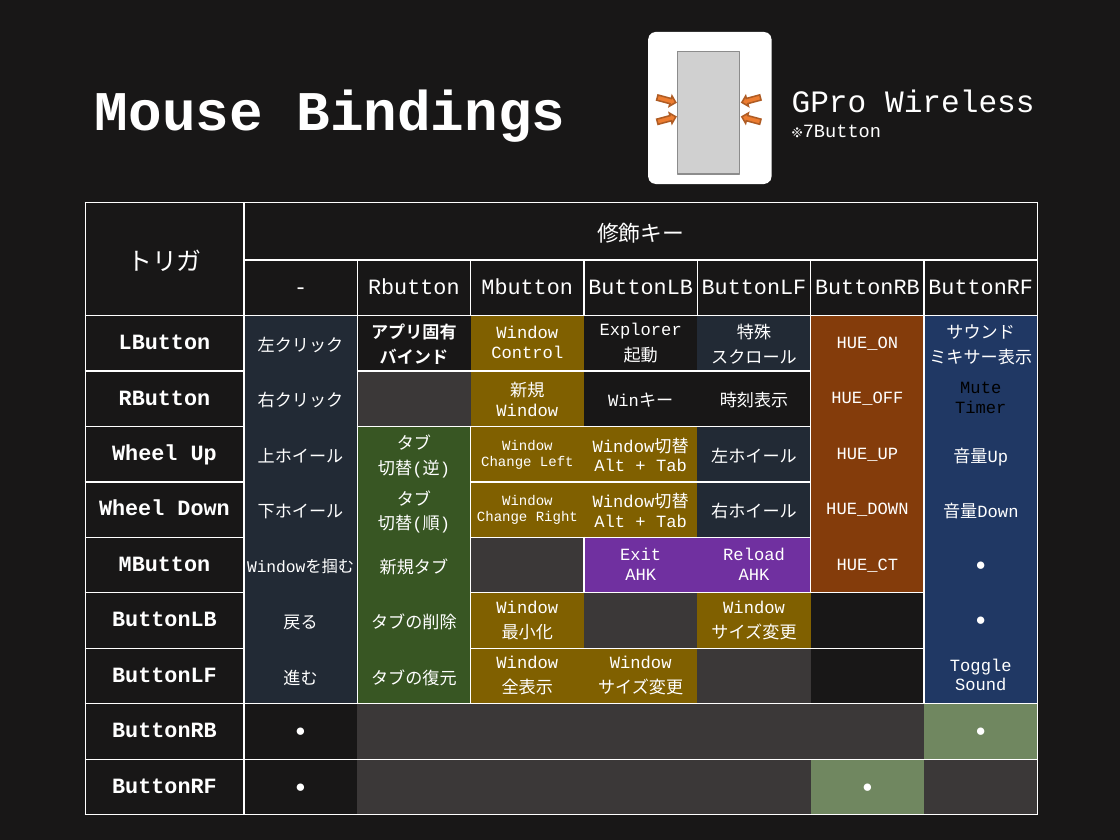
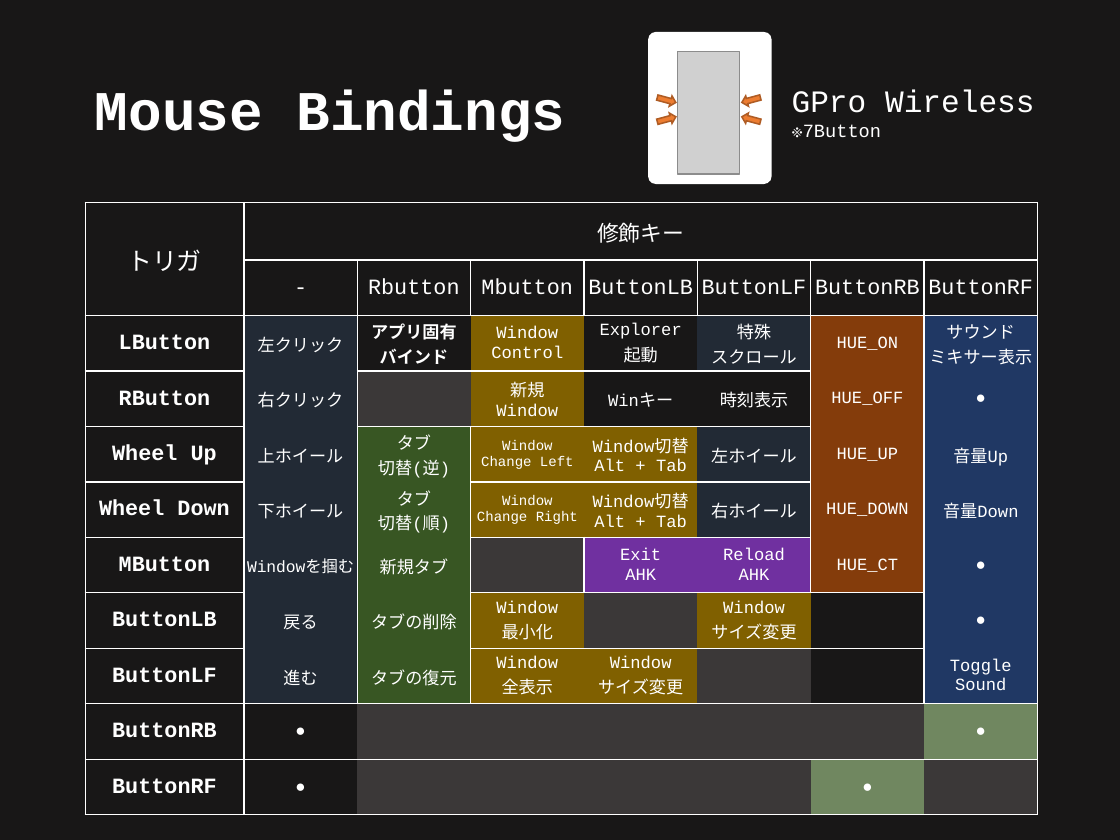
Before and after one commit to ittooo66/myAHK, a slide deck: slide 10 of MANUAL.pptx (slide 11 before the commit). Drawn at 1120x840 pixels with LibreOffice and Linux fonts; fonts in the diff are those of the drawing; grey boxes stand for pictures. Boxes give left, top, right and bottom in pixels: in the first picture for what was removed or moved away, otherwise in the second. Text is boxed around its words. In the diff, an @@ line names an element or a change of style, - is before the commit and + after.

```diff
--- a/MANUAL.pptx
+++ b/MANUAL.pptx
@@ table at box(85, 203, 1036, 815) @@
-row 4, column 8: Mute / Timer
+row 4, column 8: ●
```
Also in this commit, not shown: 9 other slides changed, 1 slide removed, 1 other file.
